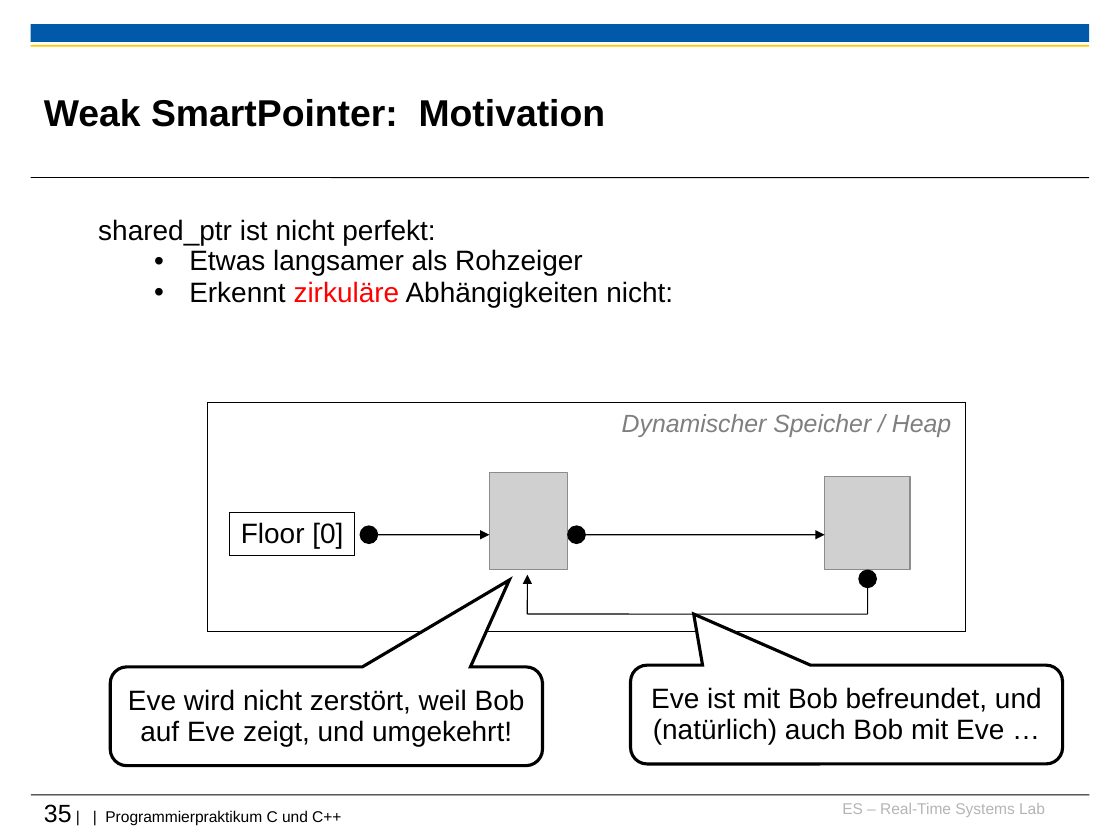
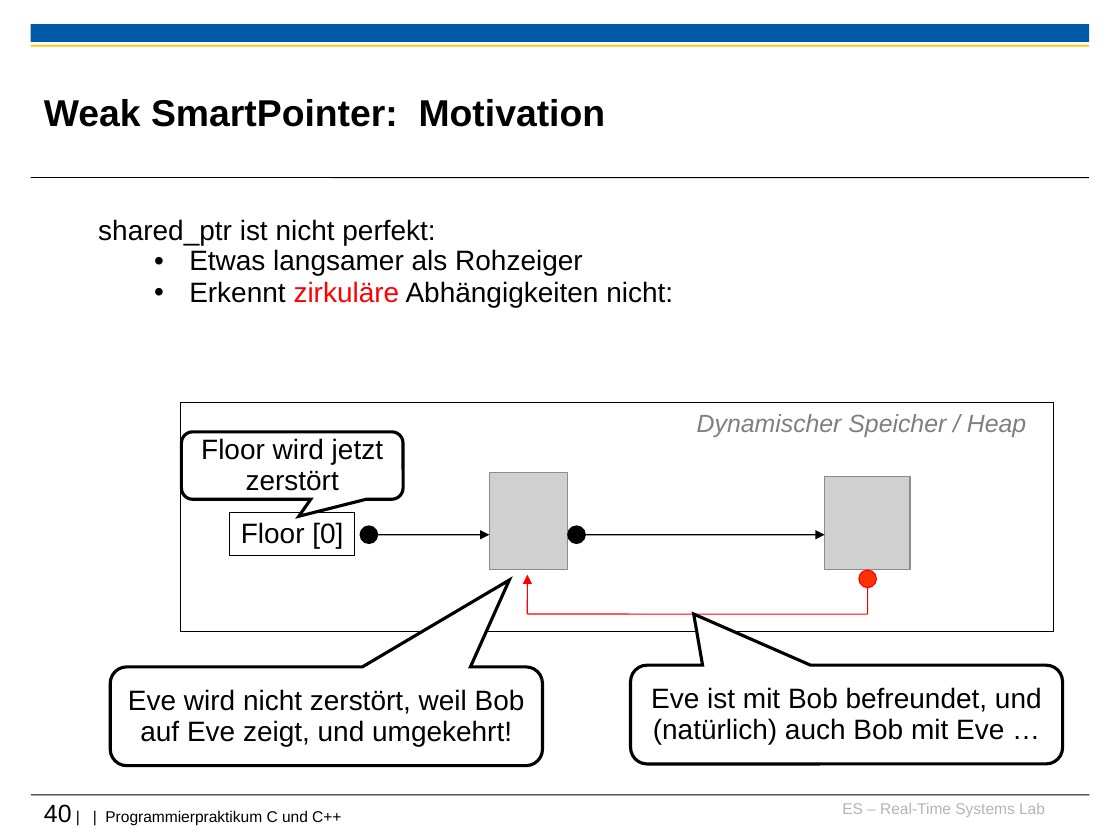
Before and after one commit to h82k/tud-cppp, a slide deck: slide 40 of Vorlesung/2 Speicherverwaltung_F36.ppt (slide 35 before the commit). Drawn at 1120x840 pixels with LibreOffice and Linux fonts; fonts in the diff are those of the drawing; grey boxes stand for pictures; background and template pictures are left out. Boxes give left, top, right and bottom in pixels: in the first picture for what was removed or moved away, otherwise in the second. Text is boxed around its words. In the diff, an @@ line names an element or a change of style, - is before the commit and + after.

```diff
--- a/Vorlesung/2 Speicherverwaltung_F36.ppt
+++ b/Vorlesung/2 Speicherverwaltung_F36.ppt
@@ rectangle: place and size @@
-rectangle at bbox=[207, 402, 965, 632]
+rectangle at bbox=[180, 402, 1054, 632]
@@ text "Dynamischer Speicher / Heap": place and size @@
-text "Dynamischer Speicher / Heap" at bbox=[622, 414, 951, 437]
+text "Dynamischer Speicher / Heap" at bbox=[697, 414, 1026, 437]
@@ rounded speech box added at bbox=[181, 432, 403, 500], fill #FFFFFF, outline #000000 2.01 pt, 18 pt, text #000000 @@
+Floor wird jetzt zerstört
@@ arrow (528, 614) - (528, 575): stroke #000000 0.74 pt to #FF0000 0.74 pt @@
@@ ellipse at bbox=[859, 570, 877, 588]: fill #000000 to #FF3300; outline #000000 0.74 pt to #FF0000 0.74 pt @@
@@ line (868, 588) - (868, 614): stroke #000000 0.74 pt to #FF0000 0.74 pt @@
@@ line (528, 614) - (868, 614): stroke #000000 0.74 pt to #FF0000 0.74 pt @@
@@ text at bbox=[44, 804, 341, 825]: text changed @@
-35 | | Programmierpraktikum C und C++
+40 | | Programmierpraktikum C und C++
```
Also in this commit, not shown: 7 other slides changed, 6 slides added, 4 other files.
